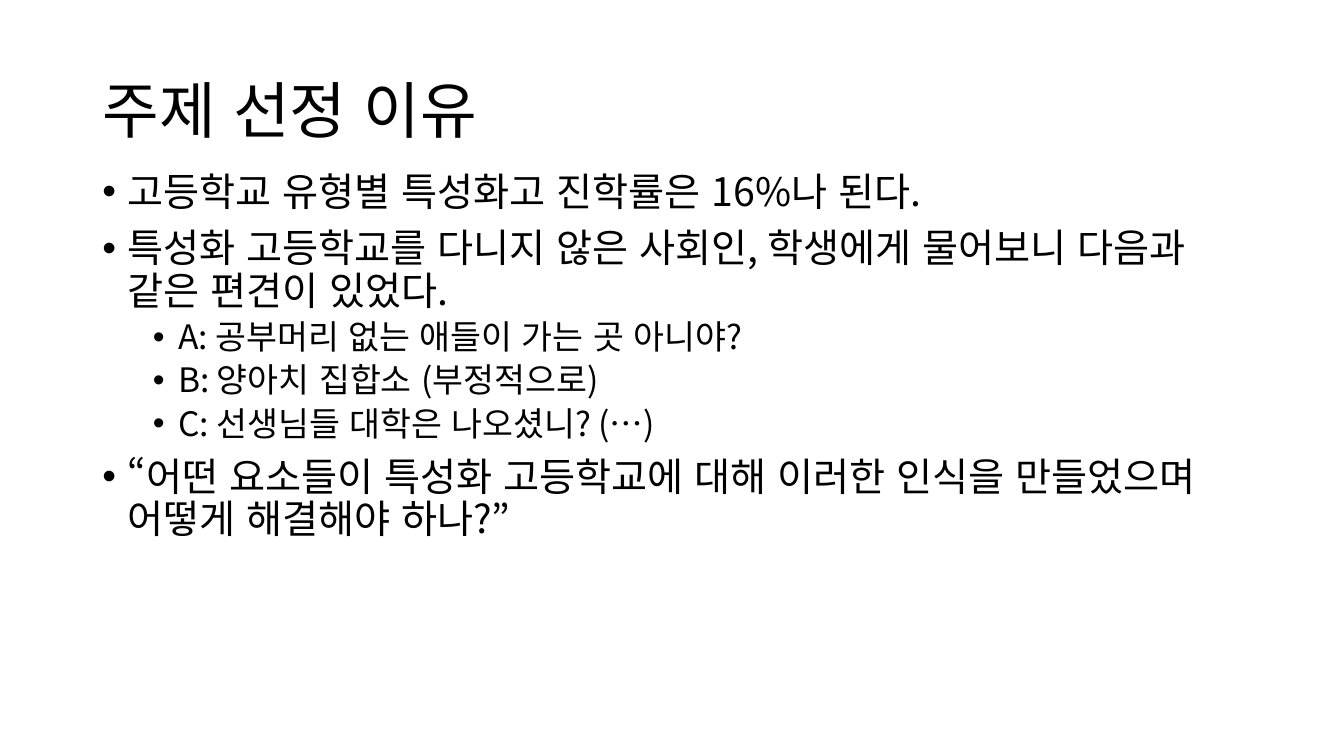
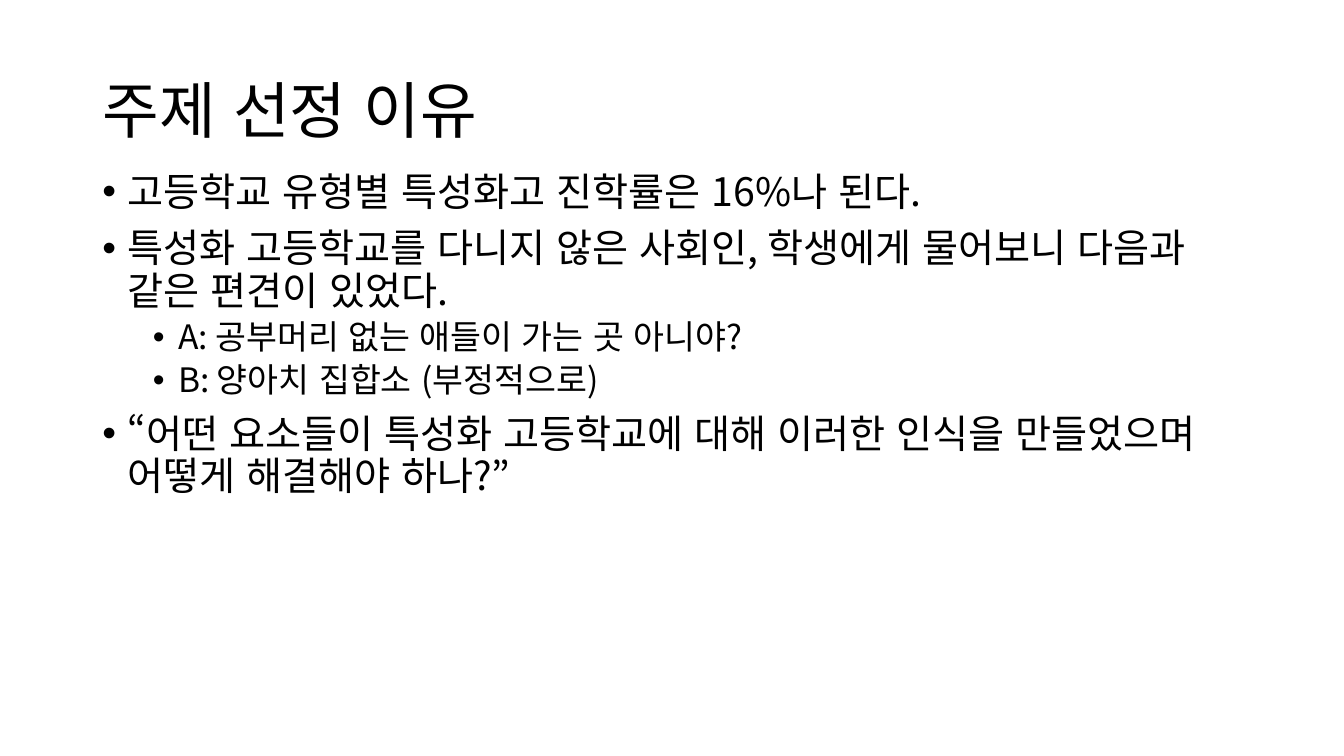
Before and after one commit to JiwonChung/dataCompetition, a slide deck: slide 1 of ppt.pptx. Drawn at 1344x756 pixels with LibreOffice and Linux fonts; fonts in the diff are those of the drawing. Boxes give left, top, right and bottom in pixels: in the first picture for what was removed or moved away, otherwise in the second. Text is boxed around its words. In the diff, an @@ line names an element or a change of style, - is before the commit and + after.

```diff
--- a/ppt.pptx
+++ b/ppt.pptx
@@ text at [178, 408, 592, 439]: paragraph removed @@
-  • C: 선생님들 대학은 나오셨니? (…)
```
Also in this commit, not shown: 10 other files.
